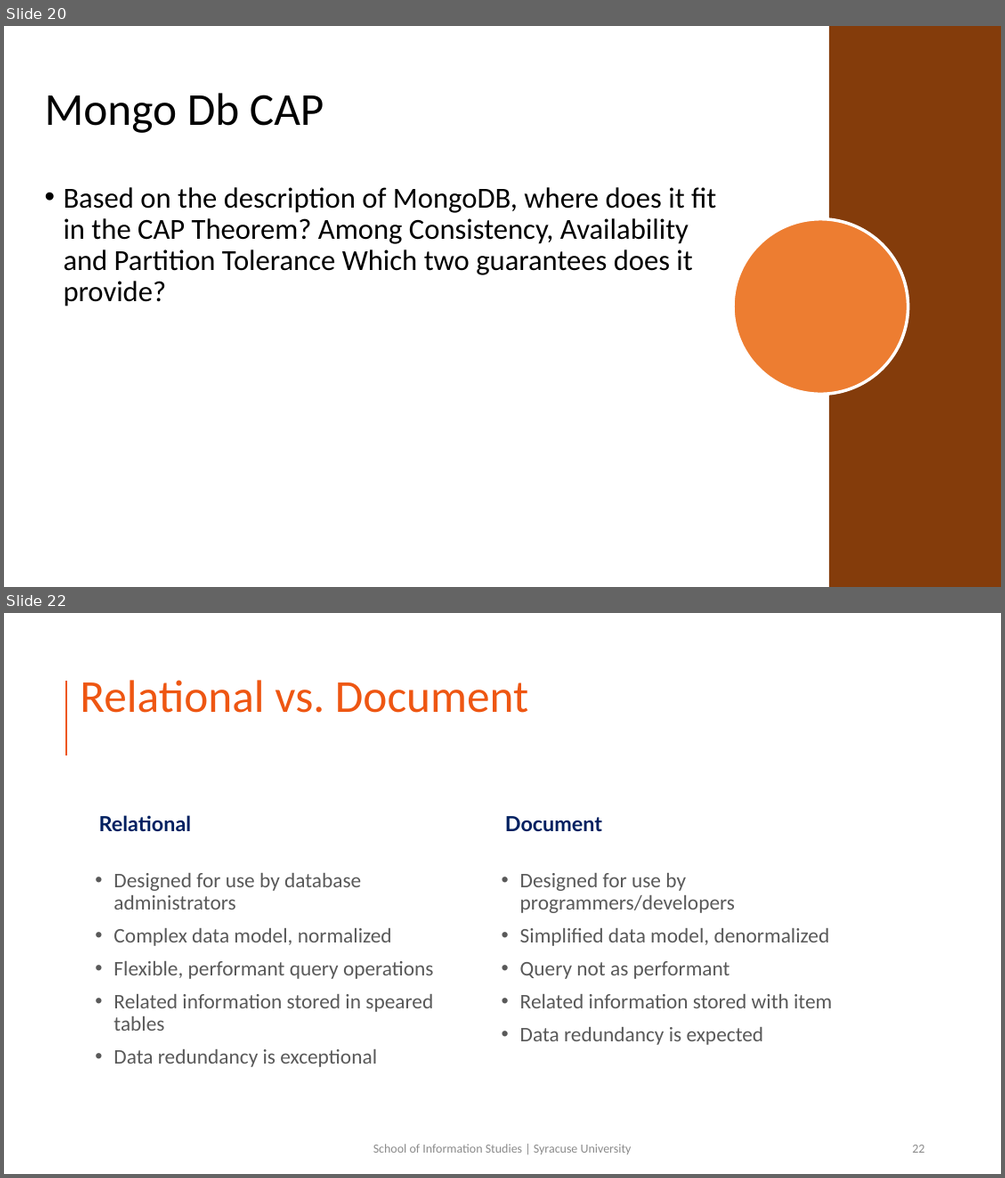
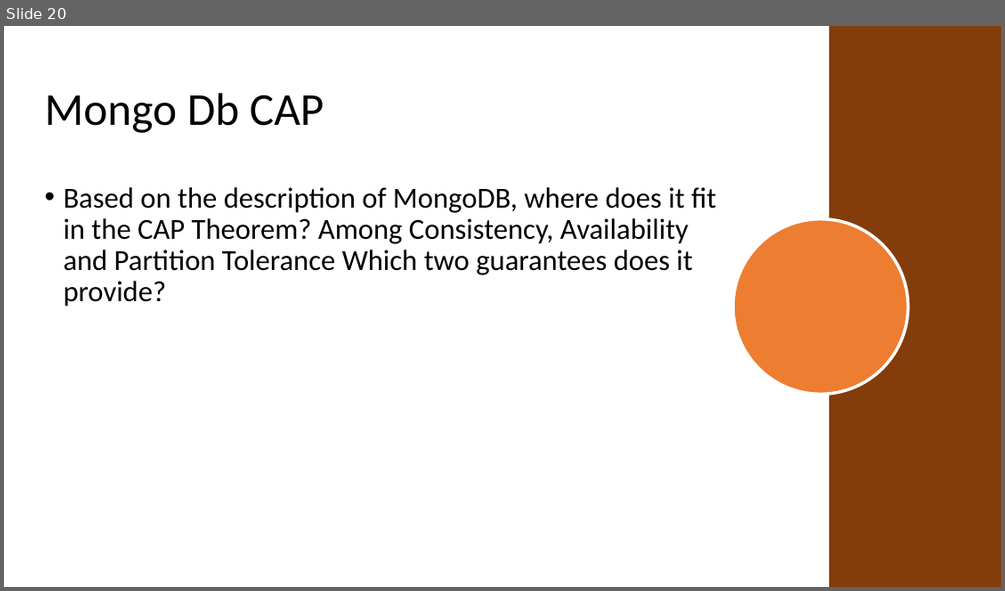
Before and after one commit to mafudge/ist769-old, a slide deck: content/F-Document/F-Document.pptx. Shown one above the other, each under a label of ours: slides 20 and 22 before the commit, slide 20 after it; the slides between them are not shown. The pictures are 1005x1178 and 1005x591 pixels, drawn with LibreOffice and Linux fonts; fonts in the diff are those of the drawing; background and template pictures are left out. Boxes give left, top, right and bottom in pixels: in the first picture for what was removed or moved away, otherwise in the second. Text is boxed around its words. In the diff, an @@ line names an element or a change of style, - is before the commit and + after.

```diff
--- a/content/F-Document/F-Document.pptx
+++ b/content/F-Document/F-Document.pptx
@@ slide 22 removed at (4, 613, 1001, 1174), background #FFFFFF @@
@@ line removed from (66, 755) to (66, 681) @@
@@ title removed at (80, 680, 528, 713) @@
-Relational vs. Document
@@ text removed at (99, 815, 191, 831) @@
-Relational
@@ text removed at (505, 816, 602, 832) @@
-Document
@@ text removed at (113, 873, 434, 1067) @@
-• Designed for use by database administrators
-• Complex data model, normalized
-• Flexible, performant query operations
-• Related information stored in speared tables
-• Data redundancy is exceptional
@@ text removed at (520, 873, 832, 1045) @@
-• Designed for use by programmers/developers
-• Simplified data model, denormalized
-• Query not as performant
-• Related information stored with item
-• Data redundancy is expected
@@ text removed at (373, 1143, 631, 1154) @@
-School of Information Studies | Syracuse University
@@ page number removed at (912, 1144, 924, 1152) @@
-22
```
Also in this commit, not shown: 15 slides changed, 11 slides added, 57 other slides removed, 7 other files.
